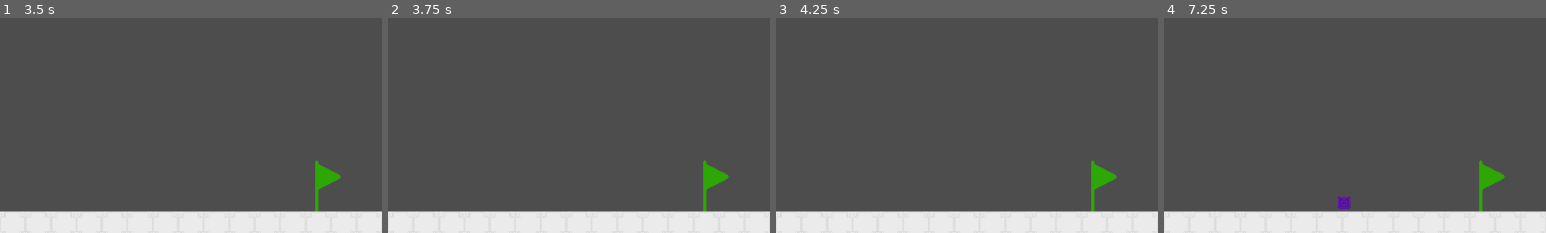
Above: before the commit, frames 1-4 (left to right).
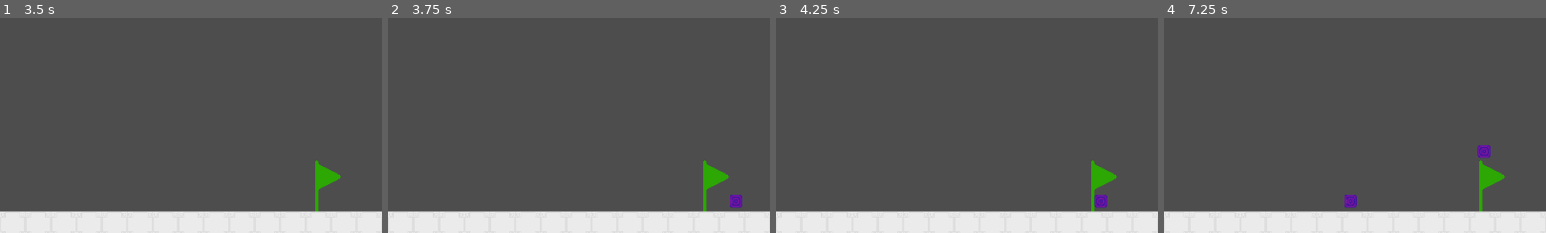
Above: after the commit, the same moments.

Repository: Mysteria0/To-Be-Name-Fighting-Game
Game: Godot game, scene res://menu.tscn
Two runs of this game, one before a commit and one after it. Both use one fixed random seed, a clock stepped at 60 frames per second and the inputs below.
Inputs:
- Up to frame 1 (3.5 s): click "Start" at 0.5 s; tap Enter at 1.25 s; hold D (move_right) 1.28-2.78 s; tap U (action_a) at 1.35 s; tap Q (move_leftup) at 1.52, 2.27 s; tap I (action_b) at 2.1 s; tap Space at 2.75 s; hold A (move_left) from 2.78 s (still down); tap J (action_c) at 2.85 s
- Up to frame 2 (3.75 s): tap Enter at 3.5 s; release A (move_left) at 3.53 s; hold D (move_right) from 3.53 s (still down); tap K (action_d) at 3.6 s
- Up to frame 3 (4.25 s): keep holding D (move_right); tap Q (move_leftup) at 3.77 s
- Up to frame 4 (7.25 s): tap U (action_a) at 4.35 s; tap Q (move_leftup) at 4.52, 5.27, 6.77 s; release D (move_right) at 5.03 s; hold A (move_left) 5.03-5.78 s; tap I (action_b) at 5.1 s; hold D (move_right) 5.78-6.53 s; tap J (action_c) at 5.85 s; hold A (move_left) from 6.53 s (still down); tap K (action_d) at 6.6 s
The pictures show only the part of the screen within x 50-100%, y 50-100%; the shares and areas given below are measured in that part.

Frame 1 is identical in both runs. In frame 2, 0.2% of the frame differs, in the area x 89-93%, y 82-89%; in frame 3, 0.2%; in frame 4, 0.5%, in the area x 45-86%, y 59-89%.

Commit message:
start of difficulty system

Diff:
--- a/Player.tscn
+++ b/Player.tscn
@@ -149,7 +149,6 @@
 process_mode = 1
 process_physics_priority = 1
 physics_interpolation_mode = 1
-visible = false
 collision_layer = 3
 collision_mask = 3
 slide_on_ceiling = false
--- a/Scripts/Projectile enemy/projectile.gd
+++ b/Scripts/Projectile enemy/projectile.gd
@@ -1,3 +1,4 @@
+class_name projectile
 extends RigidBody2D
 
 ## Damage dealt to the target on hit
--- a/Scripts/Universal Code/Player.gd
+++ b/Scripts/Universal Code/Player.gd
@@ -24,6 +24,7 @@
 func _ready() -> void:
 	state_machine.init(self)
 	health = Max_health
+	position = %StartPosition.global_position
 	direction = 1
 
 
@@ -53,3 +54,7 @@
 		%MovementCode.knockbackvector = Vector2(On_groundedhit.x*direction,On_groundedhit.y)
 	Hurt_State.hitstop = Hitstop
 	state_machine.change_state(Hurt_State)
+
+
+func _on_goal_next_level() -> void:
+	position = %StartPosition.global_position
--- /dev/null
+++ b/Scripts/Universal Code/goal.gd
@@ -0,0 +1,9 @@
+extends Sprite2D
+
+signal Next_level
+
+func _on_area_2d_body_entered(body: Node2D) -> void:
+	if body.is_in_group("Players"):
+		get_tree().paused = true
+		await get_tree().create_timer(1.0).timeout
+		Next_level.emit()
--- a/Scripts/Universal Code/main.gd
+++ b/Scripts/Universal Code/main.gd
@@ -7,38 +7,7 @@
 func _ready() -> void:
 	get_tree().paused = false
 	difficulty += 1
-
-func _on_projectile_timer_timeout() -> void:
-	var proj = proj_scene.instantiate()
-
-	var proj_spawn = $Path2D/PathFollow2D
-	proj_spawn.progress_ratio = randf()
-
-	proj.position = proj_spawn.position
-	var randomproj = randi_range(0,0)
-
-	if randomproj == 0:
-		proj.projectileknockdown = "None"
-		proj.projectileHits = 1
-		proj.projectileDamage = 100
-		proj.projectileMovementvector = Vector2(randf_range(-200,-100),0)
-		proj.Hitstop = 4
-		proj.HitstunOnGroundhit = 40
-		proj.HitstunOnAirhit = 60
-		proj.KnockbackOnGroundhit = Vector2i(-65,-35)
-		proj.KnockbackOnAirhit = Vector2i(-45,-250)
-	if randomproj == 1:
-		proj.projectileknockdown = "Soft"
-		proj.projectileHits = 2
-		proj.projectileDamage = 54
-		proj.projectileMovementvector = Vector2(randf_range(-100,-50),0)
-		proj.Hitstop = 16
-		proj.HitstunOnGroundhit = 100
-		proj.HitstunOnAirhit = 100
-		proj.KnockbackOnGroundhit = Vector2i(-100,-50)
-		proj.KnockbackOnAirhit = Vector2i(-83,-100)
-		proj.modulate = Color(205,128,87)
-	add_child(proj)
+	$Timer.start(3)
 
 
 func _on_player_death() -> void:
@@ -47,9 +16,27 @@
 	get_tree().change_scene_to_file('res://menu.tscn')
 
 
-func _on_area_2d_body_entered(body: Node2D) -> void:
-	if body.is_in_group("Players"):
-		get_tree().paused = true
-		await get_tree().create_timer(1.0).timeout
-		get_tree().change_scene_to_file('res://main.tscn')
-		difficulty += 1
+
+
+func _on_timer_timeout() -> void:
+	var proj = proj_scene.instantiate()
+
+	var proj_spawn = $Path2D/PathFollow2D
+	proj_spawn.progress_ratio = randi_range(0,1)
+
+	proj.position = proj_spawn.position
+
+	proj.projectileknockdown = "None"
+	proj.projectileHits = 1
+	proj.projectileDamage = 100
+	proj.projectileMovementvector = Vector2(randf_range(-200,-100),0)
+	proj.Hitstop = 4
+	proj.HitstunOnGroundhit = 20
+	proj.HitstunOnAirhit = 30
+	proj.KnockbackOnGroundhit = Vector2i(-65,-35)
+	proj.KnockbackOnAirhit = Vector2i(-45,-250)
+	add_child(proj)
+
+
+func _on_goal_next_level() -> void:
+	_ready()
--- a/main.tscn
+++ b/main.tscn
@@ -9,13 +9,14 @@
 [ext_resource type="Texture2D" uid="uid://bw5klleyh53e7" path="res://Sprites/Hud elements/HP_bar_progress.png" id="6_5vw27"]
 [ext_resource type="PackedScene" uid="uid://ckucovdu373to" path="res://Projectile.tscn" id="7_272bh"]
 [ext_resource type="Texture2D" uid="uid://dftog4i84gtot" path="res://Sprites/Flag/Flag.png" id="9_kek77"]
+[ext_resource type="Script" uid="uid://d1mqrij4i4q6o" path="res://Scripts/Universal Code/goal.gd" id="10_4c57u"]
 
 [sub_resource type="RectangleShape2D" id="RectangleShape2D_kek77"]
 size = Vector2(44, 64.5)
 
-[sub_resource type="Curve2D" id="Curve2D_kek77"]
+[sub_resource type="Curve2D" id="Curve2D_4c57u"]
 _data = {
-"points": PackedVector2Array(0, 0, 0, 0, 1759, 1040, 0, 0, 0, 0, 1759, 791)
+"points": PackedVector2Array(0, 0, 0, 0, 1850, 1000, 0, 0, 0, 0, 1850, 875)
 }
 point_count = 2
 
@@ -25,7 +26,6 @@
 
 [node name="Player" parent="." unique_id=560191563 instance=ExtResource("1_0xm2m")]
 unique_name_in_owner = true
-visible = true
 position = Vector2(207, 931.00006)
 scale = Vector2(3, 3)
 
@@ -47,14 +47,11 @@
 texture_progress = ExtResource("6_5vw27")
 script = ExtResource("1_1bvp3")
 
-[node name="ProjectileTimer" type="Timer" parent="." unique_id=1631484860]
-wait_time = 4.0
-autostart = true
-
 [node name="Goal" type="Sprite2D" parent="." unique_id=1110648054 groups=["Objects"]]
 position = Vector2(1758, 962)
 scale = Vector2(2, 2)
 texture = ExtResource("9_kek77")
+script = ExtResource("10_4c57u")
 
 [node name="Area2D" type="Area2D" parent="Goal" unique_id=1124734987]
 collision_layer = 3
@@ -64,15 +61,22 @@
 position = Vector2(9, 0)
 shape = SubResource("RectangleShape2D_kek77")
 
-[node name="Path2D" type="Path2D" parent="." unique_id=970036583]
-position = Vector2(150, -25)
-curve = SubResource("Curve2D_kek77")
+[node name="Timer" type="Timer" parent="." unique_id=46410742]
 
-[node name="PathFollow2D" type="PathFollow2D" parent="Path2D" unique_id=300441376]
-position = Vector2(1759, 1040)
+[node name="Path2D" type="Path2D" parent="." unique_id=2127056867]
+curve = SubResource("Curve2D_4c57u")
+
+[node name="PathFollow2D" type="PathFollow2D" parent="Path2D" unique_id=866252192]
+position = Vector2(1850, 1000)
 rotation = -1.5707964
 
+[node name="StartPosition" type="Marker2D" parent="." unique_id=1746181606]
+unique_name_in_owner = true
+position = Vector2(207, 931.00006)
+scale = Vector2(3, 3)
+
 [connection signal="death" from="Player" to="." method="_on_player_death"]
-[connection signal="timeout" from="ProjectileTimer" to="." method="_on_projectile_timer_timeout"]
-[connection signal="area_entered" from="Goal/Area2D" to="." method="_on_area_2d_area_entered"]
-[connection signal="body_entered" from="Goal/Area2D" to="." method="_on_area_2d_body_entered"]
+[connection signal="Next_level" from="Goal" to="." method="_on_goal_next_level"]
+[connection signal="Next_level" from="Goal" to="Player" method="_on_goal_next_level"]
+[connection signal="body_entered" from="Goal/Area2D" to="Goal" method="_on_area_2d_body_entered"]
+[connection signal="timeout" from="Timer" to="." method="_on_timer_timeout"]
--- a/project.godot
+++ b/project.godot
@@ -15,6 +15,10 @@
 config/features=PackedStringArray("4.6", "Forward Plus")
 run/max_fps=30
 config/icon="res://icon.svg"
+
+[debug]
+
+settings/stdout/print_fps=true
 
 [display]
 
Not shown, added: Scripts/Universal Code/goal.gd.uid
